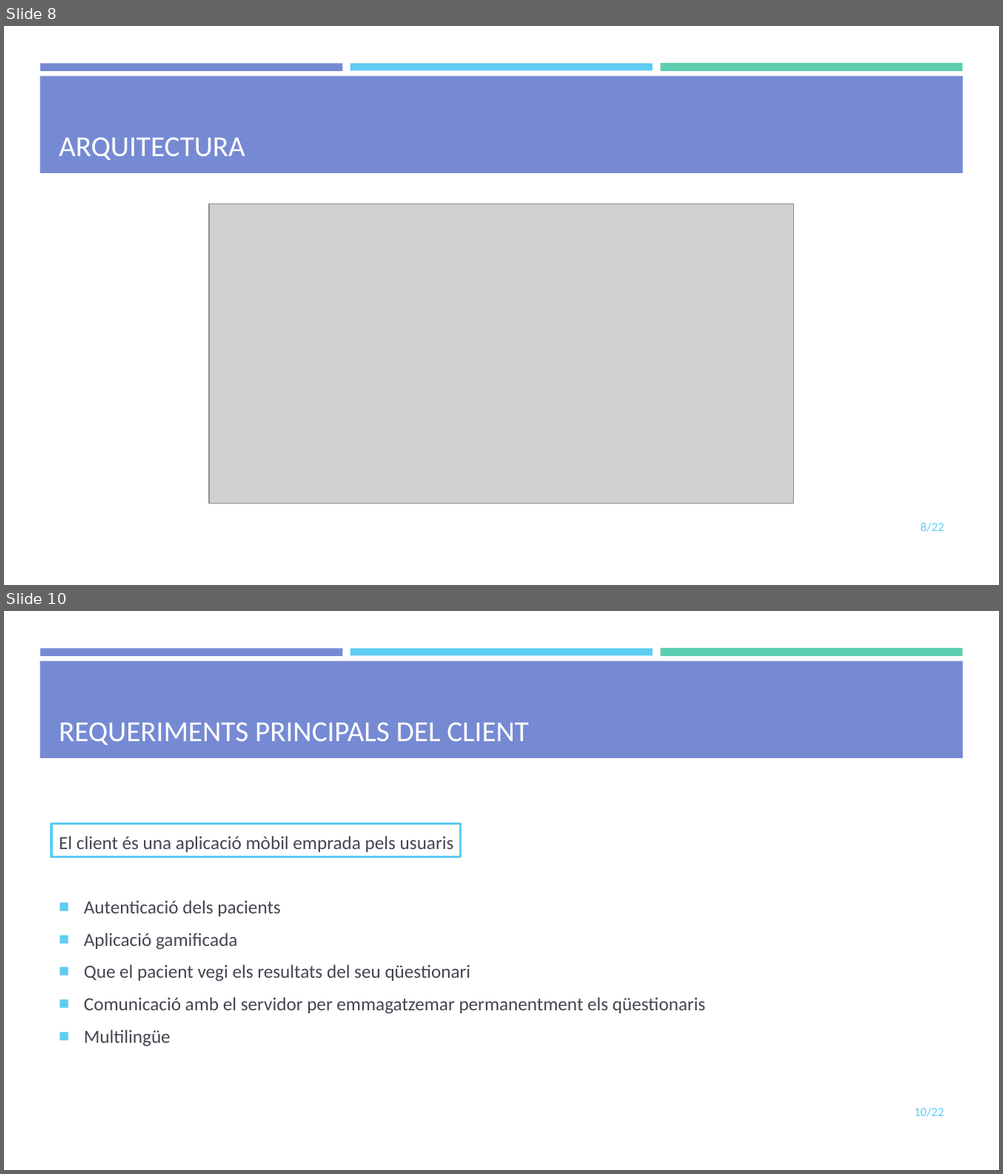
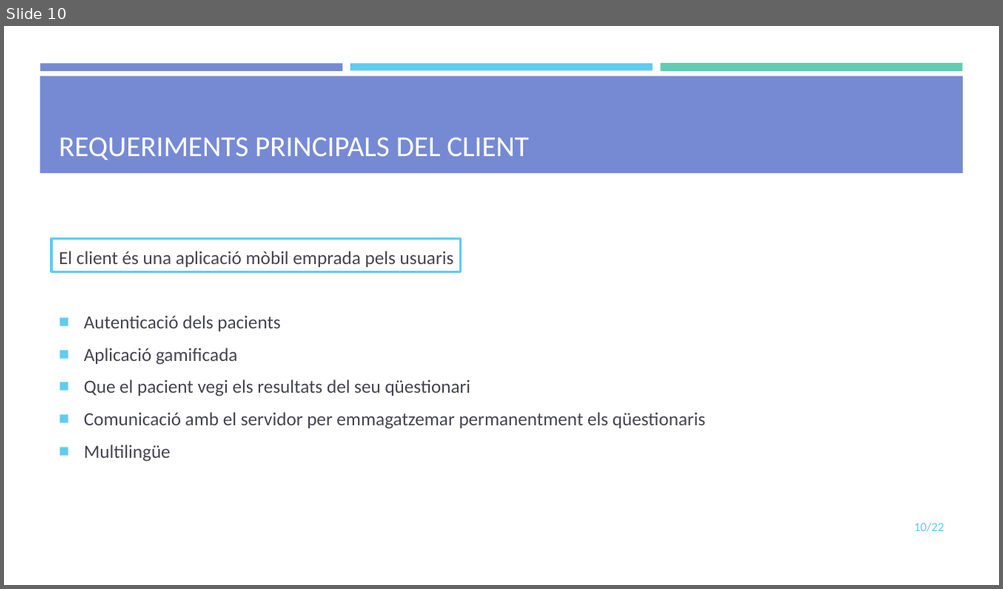
Before and after one commit to mdlunag/tfg, a slide deck: tfg_presentacio.pptx. Shown one above the other, each under a label of ours: slides 8 and 10 before the commit, slide 10 after it; the slides between them are not shown. The pictures are 1003x1174 and 1003x589 pixels, drawn with LibreOffice and Linux fonts; fonts in the diff are those of the drawing; grey boxes stand for pictures; background and template pictures are left out. Boxes give left, top, right and bottom in pixels: in the first picture for what was removed or moved away, otherwise in the second. Text is boxed around its words. In the diff, an @@ line names an element or a change of style, - is before the commit and + after.

```diff
--- a/tfg_presentacio.pptx
+++ b/tfg_presentacio.pptx
@@ slide 8 removed at [4, 26, 999, 585], background #FFFFFF; not listed: 4 template elements that a slide beside it also shows @@
@@ title removed at [59, 137, 245, 160] @@
-ARQUITECTURA
@@ picture removed at [209, 204, 794, 504] @@
@@ page number removed at [920, 523, 944, 532] @@
-8/22
```
Also in this commit, not shown: 4 slides changed, 3 slides added, 2 other slides removed, 1 other file.
